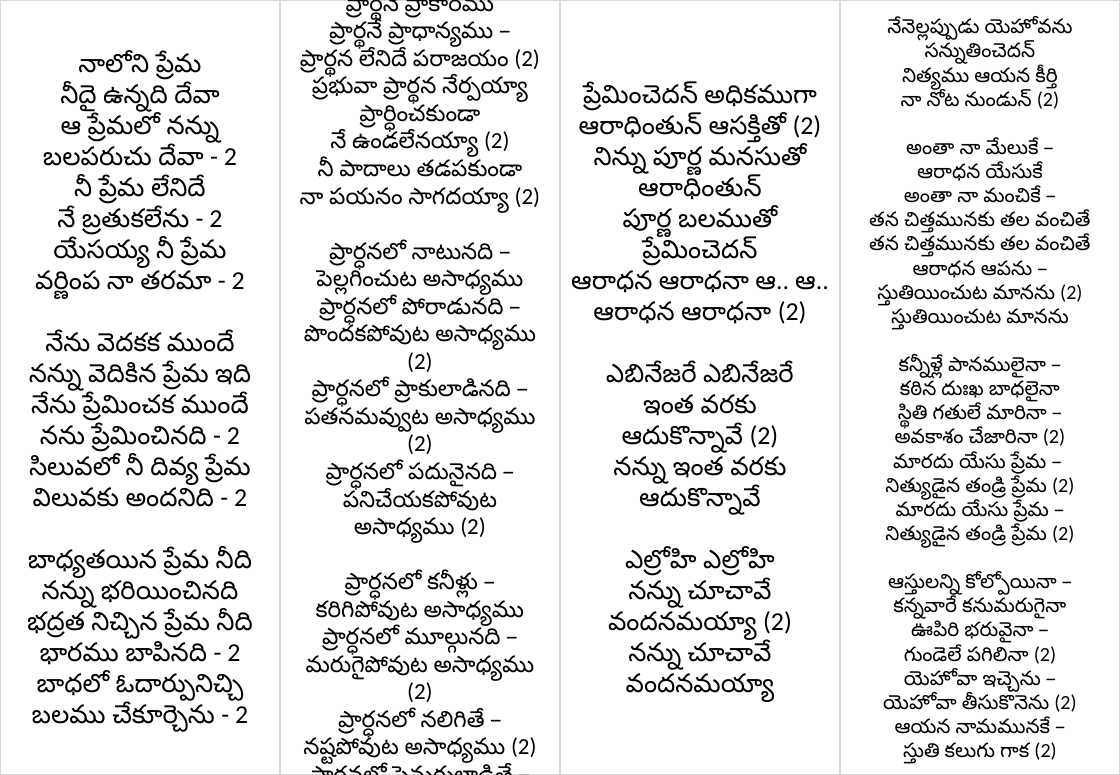
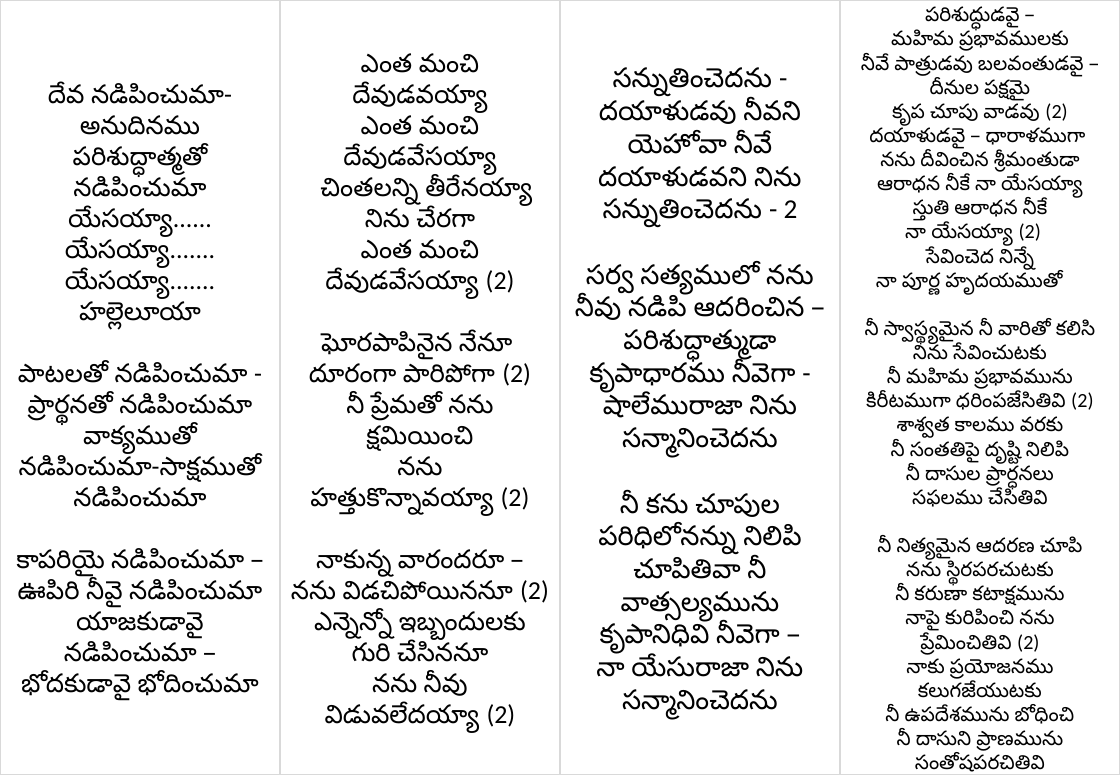
Before and after one commit to venu-webdev/songsDb, a slide deck: slide 2 of xerox.pptx. Drawn at 1120x775 pixels with LibreOffice and Linux fonts; fonts in the diff are those of the drawing. Boxes give left, top, right and bottom in pixels: in the first picture for what was removed or moved away, otherwise in the second. Text is boxed around its words. In the diff, an @@ line names an element or a change of style, - is before the commit and + after.

```diff
--- a/xerox.pptx
+++ b/xerox.pptx
@@ text in rectangle at (x1=861, y1=6, x2=1095, y2=772): text changed @@
-నేనెల్లప్పుడు యెహోవను సన్నుతించెదన్
-నిత్యము ఆయన కీర్తి
-నా నోట నుండున్ (2)
-అంతా నా మేలుకే –
-ఆరాధన యేసుకే
-అంతా నా మంచికే –
-తన చిత్తమునకు తల వంచితే
-తన చిత్తమునకు తల వంచితే
-ఆరాధన ఆపను –
-స్తుతియించుట మానను (2)
-స్తుతియించుట మానను
-కన్నీళ్లే పానములైనా –
-కఠిన దుఃఖ బాధలైనా
-స్థితి గతులే మారినా –
-అవకాశం చేజారినా (2)
-మారదు యేసు ప్రేమ –
-నిత్యుడైన తండ్రి ప్రేమ (2)
-మారదు యేసు ప్రేమ –
-నిత్యుడైన తండ్రి ప్రేమ (2)
-ఆస్తులన్ని కోల్పోయినా –
-కన్నవారే కనుమరుగైనా
-ఊపిరి భరువైనా –
-గుండెలే పగిలినా (2)
-యెహోవా ఇచ్చెను –
-యెహోవా తీసుకొనెను (2)
-ఆయన నామమునకే –
-స్తుతి కలుగు గాక (2)
+పరిశుద్ధుడవై –
+మహిమ ప్రభావములకు
+నీవే పాత్రుడవు బలవంతుడవై –
+దీనుల పక్షమై
+కృప చూపు వాడవు (2)
+దయాళుడవై – ధారాళముగా
+నను దీవించిన శ్రీమంతుడా
+ఆరాధన నీకే నా యేసయ్యా
+స్తుతి ఆరాధన నీకే
+నా యేసయ్యా (2)
+సేవించెద నిన్నే
+నా పూర్ణ హృదయముతో
+నీ స్వాస్థ్యమైన నీ వారితో కలిసి
+నిను సేవించుటకు
+నీ మహిమ ప్రభావమును
+కిరీటముగా ధరింపజేసితివి (2)
+శాశ్వత కాలము వరకు
+నీ సంతతిపై దృష్టి నిలిపి
+నీ దాసుల ప్రార్ధనలు
+సఫలము చేసితివి
+నీ నిత్యమైన ఆదరణ చూపి
+నను స్థిరపరచుటకు
+నీ కరుణా కటాక్షమును
+నాపై కురిపించి నను ప్రేమించితివి (2)
+నాకు ప్రయోజనము కలుగజేయుటకు
+నీ ఉపదేశమును బోధించి
+నీ దాసుని ప్రాణమును
+సంతోషపరచితివి
@@ text in rectangle at (x1=291, y1=53, x2=549, y2=733): text changed; size 16 to 18 pt @@
-ప్రార్థన వలనే పయనము –
-ప్రార్థనే ప్రాకారము
-ప్రార్థనే ప్రాధాన్యము –
-ప్రార్థన లేనిదే పరాజయం (2)
-ప్రభువా ప్రార్థన నేర్పయ్యా
-ప్రార్ధించకుండా
-నే ఉండలేనయ్యా (2)
-నీ పాదాలు తడపకుండా
-నా పయనం సాగదయ్యా (2)
-ప్రార్ధనలో నాటునది –
-పెల్లగించుట అసాధ్యము
-ప్రార్ధనలో పోరాడునది –
-పొందకపోవుట అసాధ్యము (2)
-ప్రార్ధనలో ప్రాకులాడినది –
-పతనమవ్వుట అసాధ్యము (2)
-ప్రార్ధనలో పదునైనది –
-పనిచేయకపోవుట అసాధ్యము (2)
-ప్రార్ధనలో కనీళ్లు –
-కరిగిపోవుట అసాధ్యము
-ప్రార్ధనలో మూల్గునది –
-మరుగైపోవుట అసాధ్యము (2)
-ప్రార్ధనలో నలిగితే –
-నష్టపోవుట అసాధ్యము (2)
-ప్రార్ధనలో పెనుగులాడితే –
-పడిపోవుట అసాధ్యము (2)
+ఎంత మంచి దేవుడవయ్యా
+ఎంత మంచి దేవుడవేసయ్యా
+చింతలన్ని తీరేనయ్యా
+నిను చేరగా
+ఎంత మంచి
+దేవుడవేసయ్యా (2)
+ఘోరపాపినైన నేనూ
+దూరంగా పారిపోగా (2)
+నీ ప్రేమతో నను క్షమియించి
+నను హత్తుకొన్నావయ్యా (2)
+నాకున్న వారందరూ –
+నను విడచిపోయిననూ (2)
+ఎన్నెన్నో ఇబ్బందులకు
+గురి చేసిననూ
+నను నీవు విడువలేదయ్యా (2)
@@ text in rectangle at (x1=16, y1=84, x2=262, y2=701): text changed @@
-నాలోని ప్రేమ
-నీదై ఉన్నది దేవా
-ఆ ప్రేమలో నన్ను
-బలపరుచు దేవా - 2
-నీ ప్రేమ లేనిదే
-నే బ్రతుకలేను - 2
-యేసయ్య నీ ప్రేమ
-వర్ణింప నా తరమా - 2
-నేను వెదకక ముందే
-నన్ను వెదికిన ప్రేమ ఇది
-నేను ప్రేమించక ముందే
-నను ప్రేమించినది - 2
-సిలువలో నీ దివ్య ప్రేమ
-విలువకు అందనిది - 2
-బాధ్యతయిన ప్రేమ నీది
-నన్ను భరియించినది
-భద్రత నిచ్చిన ప్రేమ నీది
-భారము బాపినది - 2
-బాధలో ఓదార్పునిచ్చి
-బలము చేకూర్చెను - 2
+దేవ నడిపించుమా-అనుదినము
+పరిశుద్ధాత్మతో నడిపించుమా
+యేసయ్యా...... యేసయ్యా.......
+యేసయ్యా....... హల్లెలూయా
+పాటలతో నడిపించుమా - ప్రార్థనతో నడిపించుమా
+వాక్యముతో నడిపించుమా-సాక్షముతో నడిపించుమా
+కాపరియై నడిపించుమా –
+ఊపిరి నీవై నడిపించుమా
+యాజకుడావై నడిపించుమా – భోదకుడావై భోదించుమా
@@ text in rectangle at (x1=575, y1=67, x2=814, y2=720): text changed; size 18 to 19 pt @@
-ప్రేమించెదన్ అధికముగా
-ఆరాధింతున్ ఆసక్తితో (2)
-నిన్ను పూర్ణ మనసుతో
-ఆరాధింతున్
-పూర్ణ బలముతో ప్రేమించెదన్
-ఆరాధన ఆరాధనా ఆ.. ఆ..
-ఆరాధన ఆరాధనా (2)
-ఎబినేజరే ఎబినేజరే
-ఇంత వరకు
-ఆదుకొన్నావే (2)
-నన్ను ఇంత వరకు
-ఆదుకొన్నావే
-ఎల్రోహి ఎల్రోహి
-నన్ను చూచావే
-వందనమయ్యా (2)
-నన్ను చూచావే
-వందనమయ్యా
+సన్నుతించెదను - దయాళుడవు నీవని
+యెహోవా నీవే దయాళుడవని నిను సన్నుతించెదను - 2
+సర్వ సత్యములో నను నీవు నడిపి ఆదరించిన –
+పరిశుద్ధాత్ముడా
+కృపాధారము నీవెగా -
+షాలేమురాజా నిను సన్మానించెదను
+నీ కను చూపుల పరిధిలోనన్ను నిలిపి
+చూపితివా నీ వాత్సల్యమును
+కృపానిధివి నీవెగా –
+నా యేసురాజా నిను సన్మానించెదను
```
Also in this commit, not shown: 3 other files.
